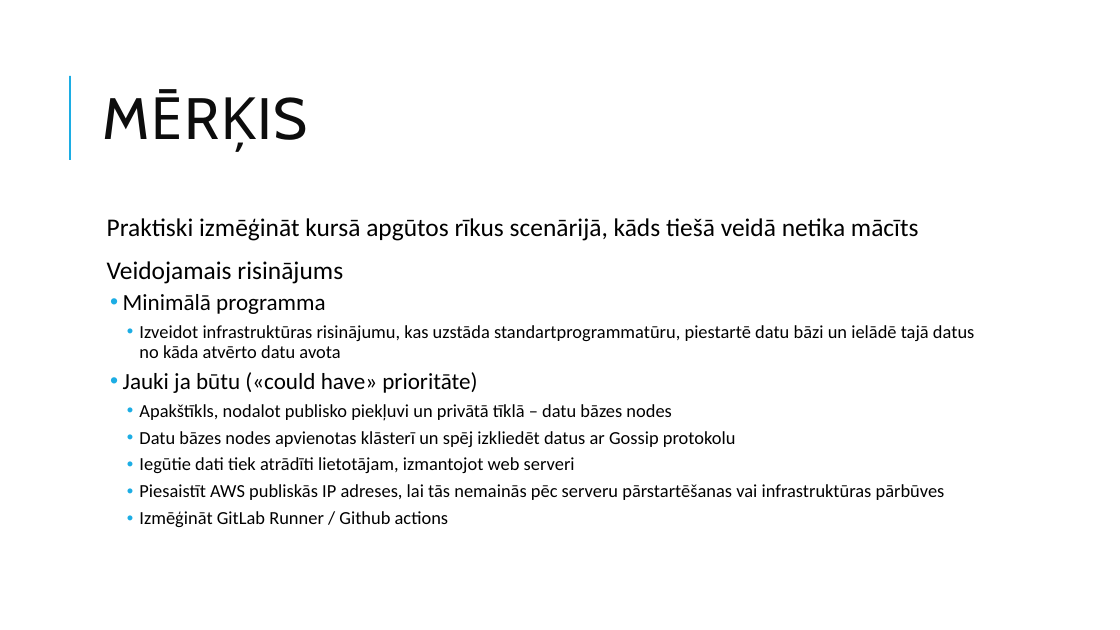
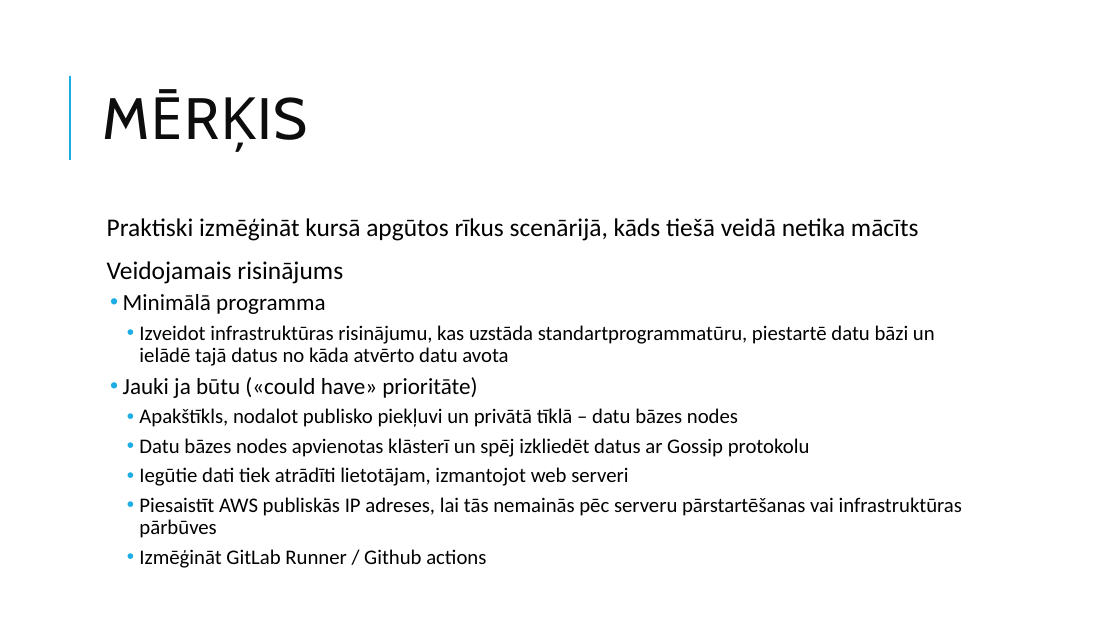
Before and after one commit to DitaGabalina/devops_db_group, a slide deck: slide 2 of docs/Slaidi.2022.07.04_v2.pptx. Drawn at 1120x630 pixels with LibreOffice and Linux fonts; fonts in the diff are those of the drawing. Boxes give left, top, right and bottom in pixels: in the first picture for what was removed or moved away, otherwise in the second. Text is boxed around its words. In the diff, an @@ line names an element or a change of style, - is before the commit and + after.

```diff
--- a/docs/Slaidi.2022.07.04_v2.pptx
+++ b/docs/Slaidi.2022.07.04_v2.pptx
@@ text at (139, 325, 962, 568): size 15.8 to 17.8 pt in "Izveidot infrastruktūras risinājumu, kas uzstāda standartpro ...", "Apakštīkls, nodalot publisko piekļuvi un privātā tīklā ...", "Datu bāzes nodes apvienotas klāsterī un spēj ...", "Iegūtie dati tiek atrādīti lietotājam, izmantojot web ..." and 2 more places @@
```
Also in this commit, not shown: 10 other slides changed, 1 other file.
